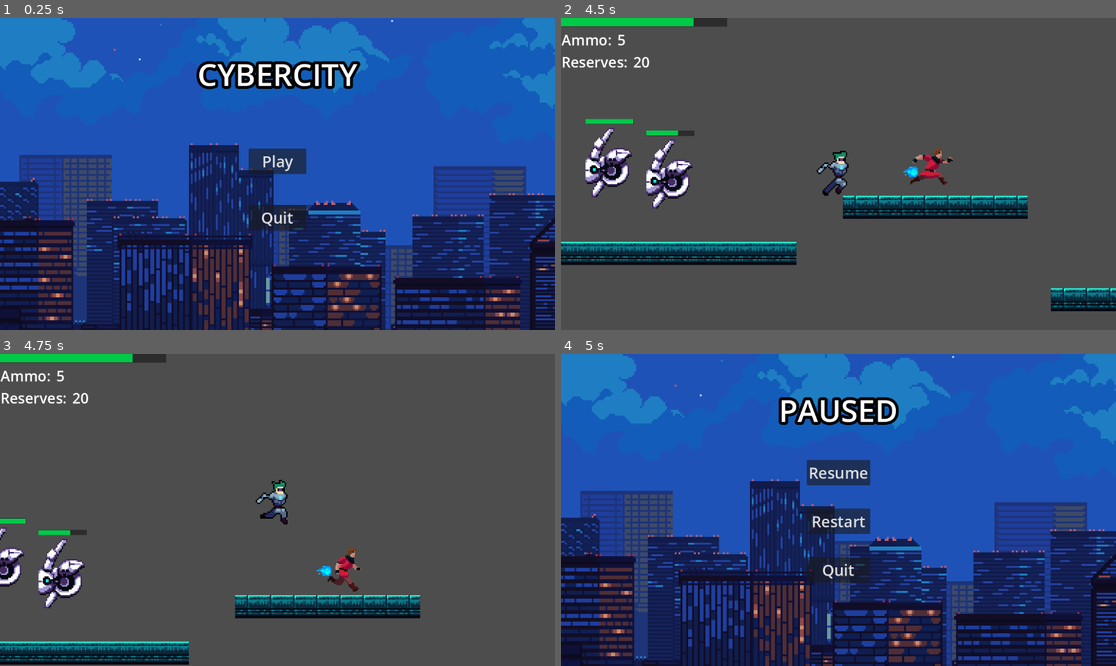
Above: before the commit, frames 1-4 (two rows, left to right).
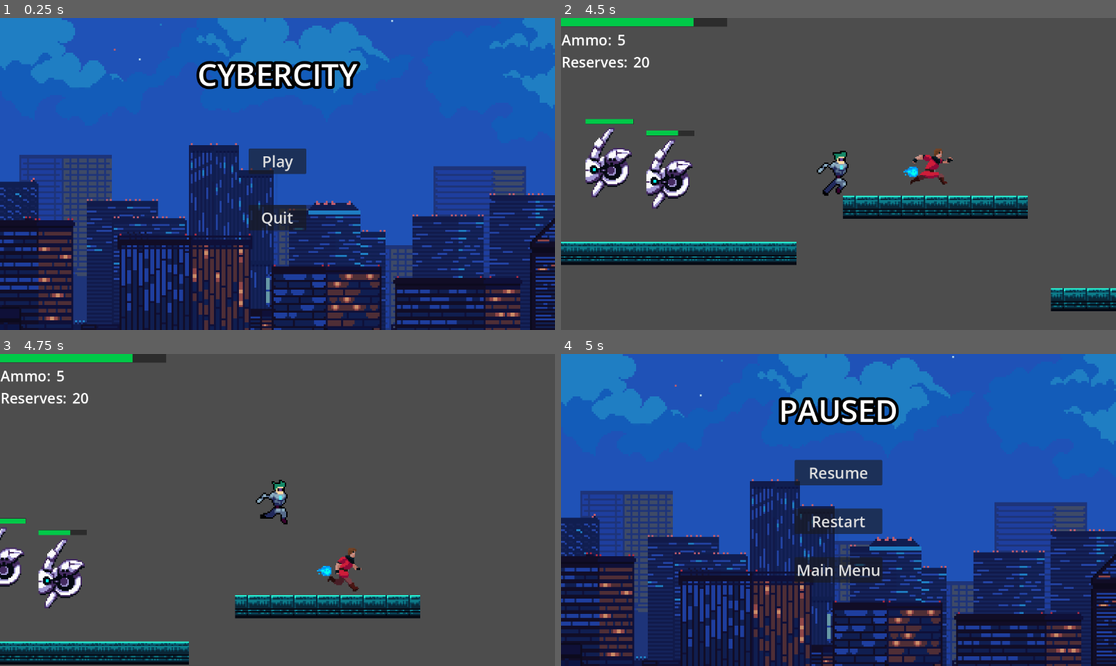
Above: after the commit, the same moments.

Repository: pranavReddy120/CyberCityV3
Game: Godot game, scene res://Scenes/main_menu.tscn
The game is run twice, just before and just after one commit, with the same random seed, the same clock (stepped at 60 frames per second) and the same inputs.
Inputs:
- Up to frame 1 (0.25 s): no input
- Up to frame 2 (4.5 s): click "Play" at 0.5 s; hold Right (right) 1.28-2.78 s; tap Space (shoot) every 0.75 s from 1.35 to 4.35 s; tap Up (jump) at 1.52, 2.27, 3.77 s; hold Left (left) 2.78-3.53 s; hold Right (right) from 3.53 s (still down)
- Up to frame 3 (4.75 s): keep holding Right (right); tap Up (jump) at 4.52 s
- Up to frame 4 (5 s): keep holding Right (right); tap Escape (esc) at 4.9 s

Frames 1-3 are identical in both runs. In frame 4, 1.3% of the frame differs, in the area x 42-58%, y 33-74%.

Commit message:
small fixes

Diff:
--- a/Scenes/enemy_bullet.tscn
+++ b/Scenes/enemy_bullet.tscn
@@ -39,4 +39,7 @@
 [node name="CollisionShape2D" type="CollisionShape2D" parent="Area2D"]
 shape = SubResource("CircleShape2D_ma0jj")
 
+[node name="Timer" type="Timer" parent="."]
+
 [connection signal="body_entered" from="Area2D" to="." method="_on_area_2d_body_entered"]
+[connection signal="timeout" from="Timer" to="." method="_on_timer_timeout"]
--- a/Scenes/pause_menu.tscn
+++ b/Scenes/pause_menu.tscn
@@ -74,7 +74,7 @@
 custom_minimum_size = Vector2(120, 32)
 layout_mode = 2
 theme_override_font_sizes/font_size = 32
-text = "Quit"
+text = "Main Menu"
 
 [connection signal="pressed" from="MarginContainer/HBoxContainer/VBoxContainer/ResumeButton" to="." method="_on_resume_button_pressed"]
 [connection signal="pressed" from="MarginContainer/HBoxContainer/VBoxContainer/RestartButton" to="." method="_on_restart_button_pressed"]
--- a/Scripts/enemy_bullet.gd
+++ b/Scripts/enemy_bullet.gd
@@ -1,5 +1,6 @@
 extends CharacterBody2D
-
+@onready var timer = $Timer
+var main_menu = preload("res://Scenes/main_menu.tscn")
 var speed = 300
 
 func _physics_process(delta):
@@ -12,4 +13,16 @@
 
 func _on_area_2d_body_entered(body):
 	if body.is_in_group("player"):
+		body.health -=1
+		if body.health <= 0:
+			body.get_node("AnimatedSprite2D").modulate = Color(1,0,0)
+			await get_tree().create_timer(0.2).timeout
+			timer.start()
+			body.healthbar.health = body.health
+		else:
+			body.healthbar.health = body.health
+
 		queue_free()
+
+func _on_timer_timeout():
+	GameManager.transition_to_scene(main_menu.resource_path)
--- a/Scripts/melee.gd
+++ b/Scripts/melee.gd
@@ -62,6 +62,11 @@
 
 func _on_swing_body_entered(body):
 	if body.is_in_group("player"):
-			body.get_node("AnimatedSprite2D").modulate = Color(1,0,0)
-			await get_tree().create_timer(0.2).timeout
-			timer.start()
+			body.health -=1
+			if body.health <= 0:
+				body.get_node("AnimatedSprite2D").modulate = Color(1,0,0)
+				await get_tree().create_timer(0.2).timeout
+				timer.start()
+				body.healthbar.health = body.health
+			else:
+				body.healthbar.health = body.health
--- a/Scripts/pause_menu.gd
+++ b/Scripts/pause_menu.gd
@@ -1,4 +1,6 @@
 extends CanvasLayer
+var main_menu = preload("res://Scenes/main_menu.tscn")
+
 
 func _on_resume_button_pressed():
 	GameManager.resume_game()
@@ -7,7 +9,7 @@
 
 
 func _on_quit_button_pressed():
-	GameManager.quit_game()
+	GameManager.transition_to_scene(main_menu.resource_path)
 
 
 func _on_restart_button_pressed():
--- a/Scripts/portal.gd
+++ b/Scripts/portal.gd
@@ -7,9 +7,9 @@
 	if body.is_in_group("player"):
 		print("teleporting")
 		for i in 3: #flashing animation to indicate teleporting
-			await get_tree().create_timer(0.5).timeout
+			await get_tree().create_timer(0.25).timeout
 			body.modulate.a8 = 100
-			await get_tree().create_timer(0.5).timeout
+			await get_tree().create_timer(0.25).timeout
 			body.modulate.a8 = 255
 
 		GameManager.transition_to_scene(level_2.resource_path)
